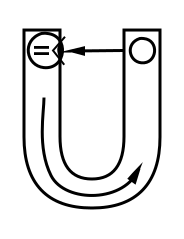
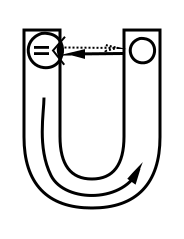
The second (184, 239) image is a revision of the first. Changes to its layers:
painted on "Drawing" over bbox(56, 44, 127, 59)
